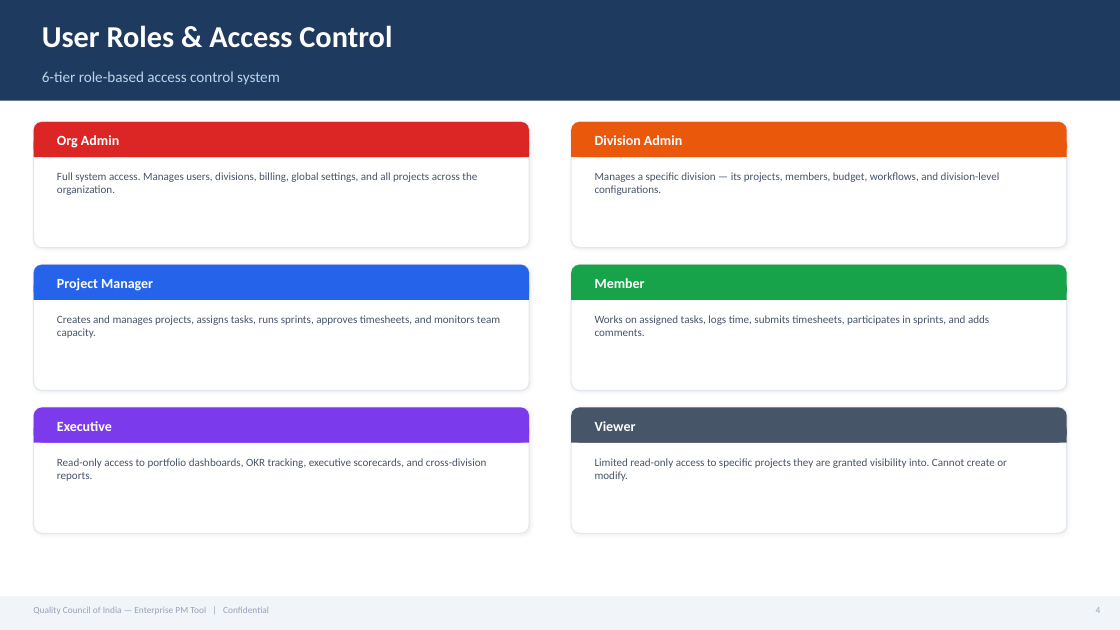
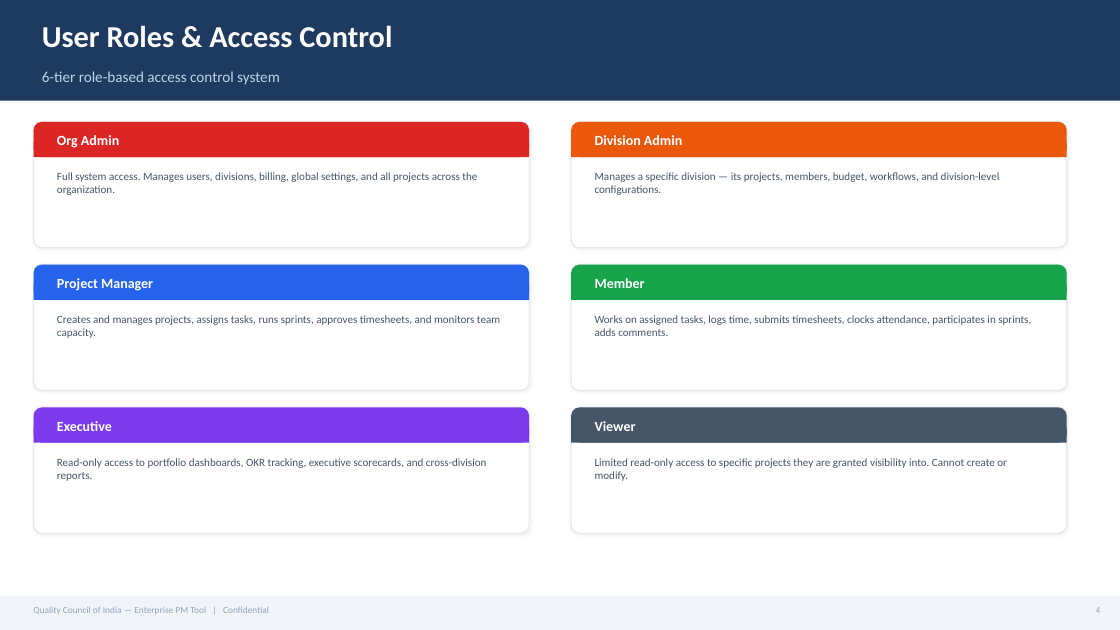
Before and after one commit to priyankabansal91/Project-Management-tool, a slide deck: slide 4 of docs/PM_Tool_Presentation.pptx. Drawn at 1120x630 pixels with LibreOffice and Linux fonts; fonts in the diff are those of the drawing. Boxes give left, top, right and bottom in pixels: in the first picture for what was removed or moved away, otherwise in the second. Text is boxed around its words. In the diff, an @@ line names an element or a change of style, - is before the commit and + after.

```diff
--- a/docs/PM_Tool_Presentation.pptx
+++ b/docs/PM_Tool_Presentation.pptx
@@ text at (595, 315, 1031, 336): text changed @@
-Works on assigned tasks, logs time, submits timesheets, participates in sprints, and adds comments.
+Works on assigned tasks, logs time, submits timesheets, clocks attendance, participates in sprints, adds comments.
```
Also in this commit, not shown: 15 other slides changed, 4 slides added, 2 slides removed, 1 other file.
